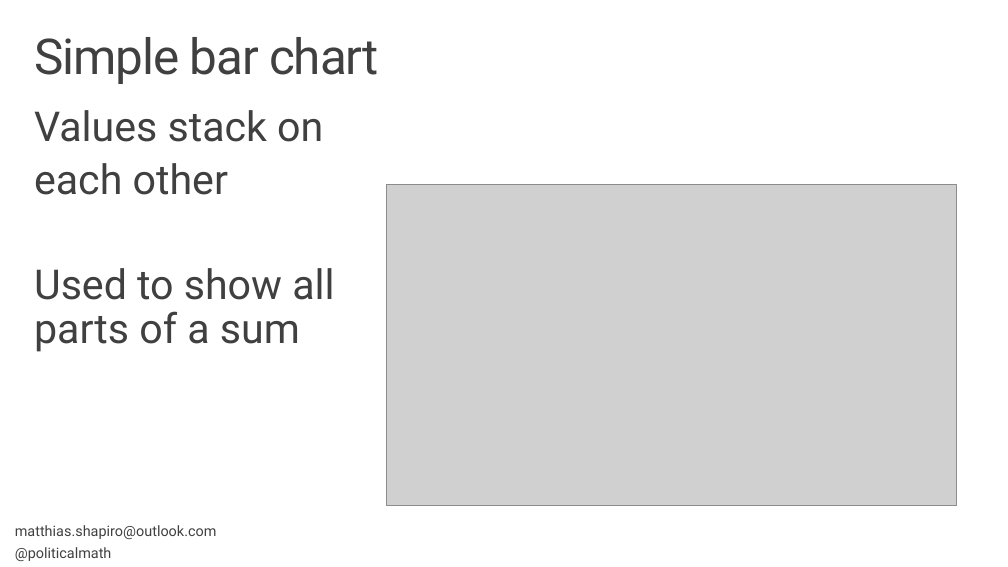
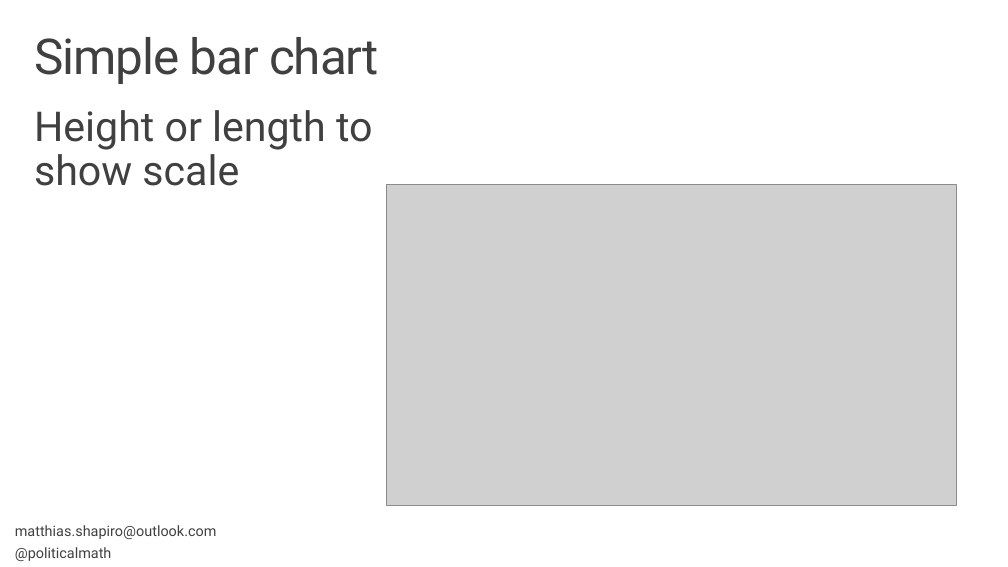
Before and after one commit to matthiasxc/DataVisClass, a slide deck: slide 37 of Session 2.pptx (slide 35 before the commit). Drawn at 1008x567 pixels with LibreOffice and Linux fonts; fonts in the diff are those of the drawing; grey boxes stand for pictures; background and template pictures are left out. Boxes give left, top, right and bottom in pixels: in the first picture for what was removed or moved away, otherwise in the second. Text is boxed around its words. In the diff, an @@ line names an element or a change of style, - is before the commit and + after.

```diff
--- a/Session 2.pptx
+++ b/Session 2.pptx
@@ text at (x1=34, y1=110, x2=373, y2=186): text changed @@
-Values stack on
-each other
-Used to show all parts of a sum
+Height or length to show scale
```
Also in this commit, not shown: 4 other slides changed, 2 slides added.
